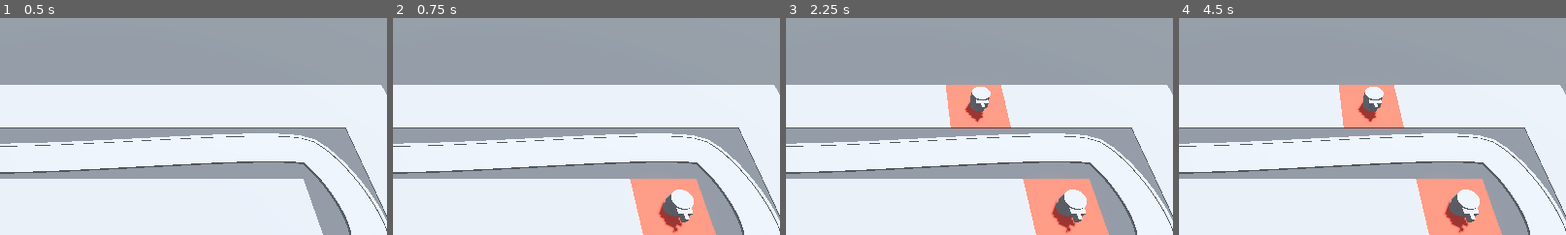
Above: before the commit, frames 1-4 (left to right).
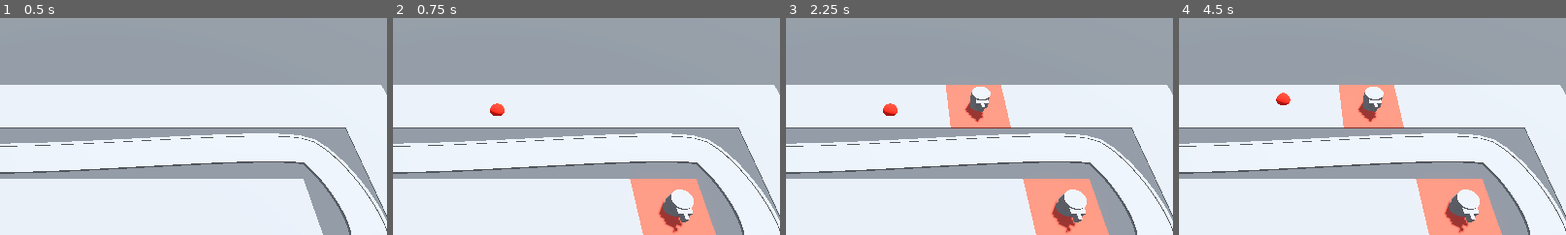
Above: after the commit, the same moments.

Repository: pyxn/godot-barbarian-blaster
Game: Godot game, scene res://Scenes/BaseLevel.tscn
The game is run twice, just before and just after one commit, with the same random seed, the same clock (stepped at 60 frames per second) and the same inputs.
Inputs (mouse positions are % of the whole screen's width and height, from its top left):
- Up to frame 1 (0.5 s): no input
- Up to frame 2 (0.75 s): move the mouse to (72, 45) at 0.52 s; press the mouse at (72, 45) at 0.53 s
- Up to frame 3 (2.25 s): move the mouse to (30, 55) at 1.27 s; release the mouse at (30, 55) at 1.28 s; click (30, 55) at 1.35 s; move the mouse to (60, 28) at 2.02 s; press the mouse at (60, 28) at 2.03 s
- Up to frame 4 (4.5 s): move the mouse to (45, 70) at 2.77 s; release the mouse at (45, 70) at 2.78 s; click (45, 70) at 2.85 s; move the mouse to (80, 65) at 3.52 s; press the mouse at (80, 65) at 3.53 s; move the mouse to (20, 35) at 4.27 s; release the mouse at (20, 35) at 4.28 s; click (20, 35) at 4.35 s
The pictures show only the part of the screen within x 37-86%, y 4-53%; the shares and areas given below are measured in that part.

Frame 1 is identical in both runs. In frame 2, 0.2% of the frame differs, in the area x 25-29%, y 39-46%; in frame 3, 0.2%; in frame 4, 0.2%.

Commit message:
47/Making projectiles

Diff:
--- a/Scenes/BaseLevel.tscn
+++ b/Scenes/BaseLevel.tscn
@@ -4,7 +4,7 @@
 [ext_resource type="PackedScene" uid="uid://5auo1c4pgrm5" path="res://Scenes/Enemy/Enemy.tscn" id="2_tpsjm"]
 [ext_resource type="PackedScene" uid="uid://betycinykerlf" path="res://Scenes/Base/Base.tscn" id="3_newdp"]
 [ext_resource type="PackedScene" uid="uid://dnirr3ih3xdcg" path="res://Scenes/RayPickerCamera/RayPickerCamera.tscn" id="4_bhgsg"]
-[ext_resource type="Script" path="res://Scenes/TurretManager.gd" id="5_xapjd"]
+[ext_resource type="Script" path="res://Scripts/TurretManager.gd" id="5_xapjd"]
 [ext_resource type="PackedScene" uid="uid://buj7rplqifj5" path="res://Scenes/Turret/Turret.tscn" id="6_rdr20"]
 
 [sub_resource type="ProceduralSkyMaterial" id="ProceduralSkyMaterial_xqh1w"]
--- /dev/null
+++ b/Scenes/Turret/Projectile.gd
@@ -0,0 +1,7 @@
+extends Area3D
+
+var direction := Vector3.FORWARD
+@export var speed := 30.0
+
+func _physics_process(delta: float) -> void:
+	position = position + direction * speed * delta
--- /dev/null
+++ b/Scenes/Turret/Projectile.tscn
@@ -0,0 +1,21 @@
+[gd_scene load_steps=5 format=3 uid="uid://4b61lrjct4kc"]
+
+[ext_resource type="Script" path="res://Scenes/Turret/Projectile.gd" id="1_1xuga"]
+
+[sub_resource type="StandardMaterial3D" id="StandardMaterial3D_xkfeo"]
+albedo_color = Color(0.984314, 0.133333, 0.054902, 1)
+
+[sub_resource type="SphereMesh" id="SphereMesh_l4sbo"]
+material = SubResource("StandardMaterial3D_xkfeo")
+
+[sub_resource type="SphereShape3D" id="SphereShape3D_7n26m"]
+
+[node name="Projectile" type="Area3D"]
+top_level = true
+script = ExtResource("1_1xuga")
+
+[node name="MeshInstance3D" type="MeshInstance3D" parent="."]
+mesh = SubResource("SphereMesh_l4sbo")
+
+[node name="CollisionShape3D" type="CollisionShape3D" parent="."]
+shape = SubResource("SphereShape3D_7n26m")
--- /dev/null
+++ b/Scenes/Turret/Turret.gd
@@ -0,0 +1,7 @@
+extends Node3D
+
+@export var projectile: PackedScene
+
+func _ready() -> void:
+	var shot = projectile.instantiate()
+	add_child(shot)
--- a/Scenes/Turret/Turret.tscn
+++ b/Scenes/Turret/Turret.tscn
@@ -1,4 +1,7 @@
-[gd_scene load_steps=5 format=3 uid="uid://buj7rplqifj5"]
+[gd_scene load_steps=7 format=3 uid="uid://buj7rplqifj5"]
+
+[ext_resource type="Script" path="res://Scenes/Turret/Turret.gd" id="1_ajdo3"]
+[ext_resource type="PackedScene" uid="uid://4b61lrjct4kc" path="res://Scenes/Turret/Projectile.tscn" id="1_j4i23"]
 
 [sub_resource type="CylinderMesh" id="CylinderMesh_rmnwd"]
 height = 1.0
@@ -15,6 +18,8 @@
 size = Vector3(0.2, 0.4, 0.4)
 
 [node name="Turret" type="Node3D"]
+script = ExtResource("1_ajdo3")
+projectile = ExtResource("1_j4i23")
 
 [node name="TurretBase" type="MeshInstance3D" parent="."]
 transform = Transform3D(1, 0, 0, 0, 1, 0, 0, 0, 1, 0, 0.5, 0)
Renamed: Scenes/TurretManager.gd -> Scripts/TurretManager.gd
